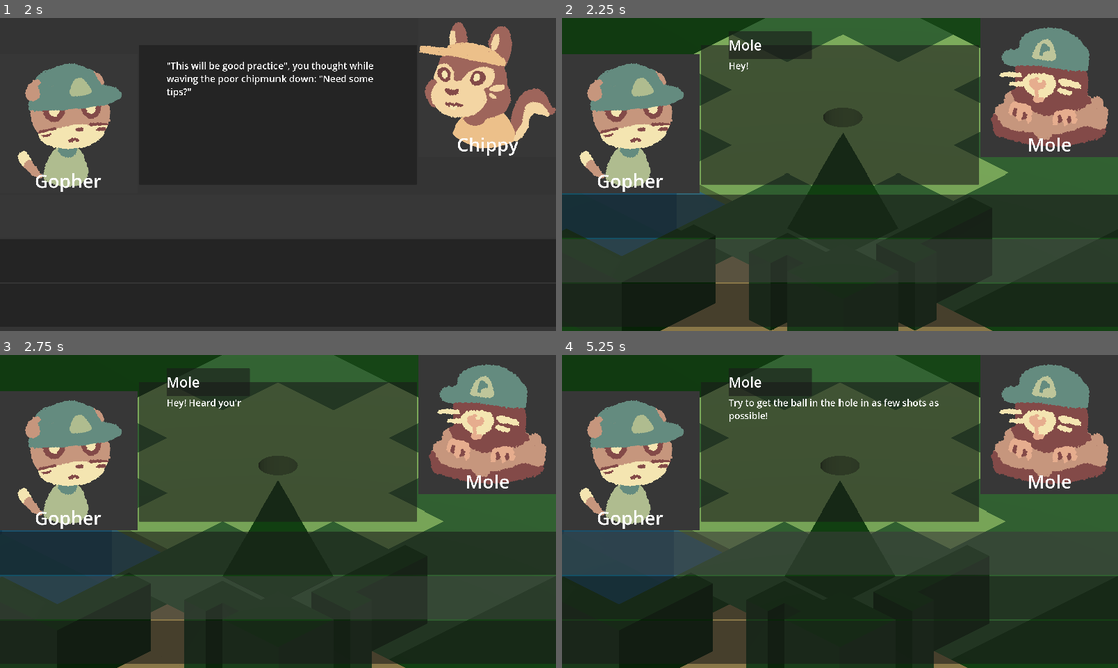
Above: before the commit, frames 1-4 (two rows, left to right).
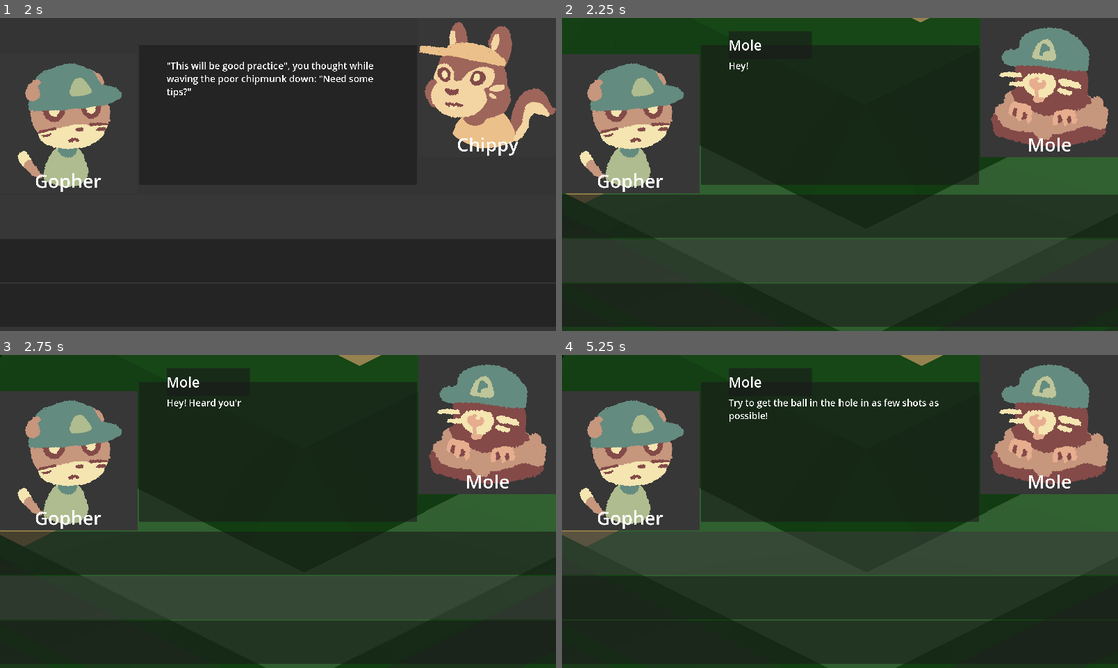
Above: after the commit, the same moments.

Repository: corin-gaiotto/gdc-jam-fall-2026
Game: Godot game, scene res://scenes/golfing.tscn
Two runs of this game, one before a commit and one after it. Both use one fixed random seed, a clock stepped at 60 frames per second and the inputs below.
Inputs (mouse positions are in pixels of both pictures, inside the frame that each line leads up to):
- Up to frame 1 (2 s): tap Enter at 0.5 s; move the mouse to (400, 158) at 0.52 s; hold D (ball_angle_right) 0.53-1.25 s; tap Space (ball_launch) at 0.6 s; click (278, 215) at 1.25 s
- Up to frame 2 (2.25 s): click (840, 262) at 2 s
- Up to frame 3 (2.75 s): no input
- Up to frame 4 (5.25 s): click (840, 642) at 2.75 s; click (840, 642) at 3.5 s; move the mouse to (728, 527) at 3.52 s; hold S (ball_angle_down) 3.53-4.28 s; tap Space (ball_launch) at 3.6, 4.35, 5, 5.1 s; click (728, 527) at 4.25 s; move the mouse to (895, 442) at 4.27 s; hold D (ball_angle_right) 4.28-5.03 s; move the mouse to (812, 574) at 5.02 s; hold W (ball_angle_up) from 5.03 s (still down)

Frame 1 is identical in both runs. In frame 2, 28% of the frame differs, in the area x 0-97%, y 0-100%; in frame 3, 28%; in frame 4, 28%.

Commit message:
added maps to first opponent for testing; added death barrier below map

Diff:
--- a/scenes/golfing.tscn
+++ b/scenes/golfing.tscn
@@ -44,6 +44,8 @@
 material = SubResource("StandardMaterial3D_i1d0b")
 size = Vector2(0.2, 0.2)
 
+[sub_resource type="WorldBoundaryShape3D" id="WorldBoundaryShape3D_2j3k6"]
+
 [node name="Golfing" type="Node3D" unique_id=2049913240]
 script = ExtResource("1_luvbl")
 
@@ -83,4 +85,13 @@
 process_material = SubResource("ParticleProcessMaterial_2j3k6")
 draw_pass_1 = SubResource("QuadMesh_3ysr2")
 
+[node name="DeathBarrier" type="Area3D" parent="." unique_id=1818292443]
+transform = Transform3D(1, 0, 0, 0, 1, 0, 0, 0, 1, 0, -3, 0)
+collision_mask = 4
+monitorable = false
+
+[node name="CollisionShape3D" type="CollisionShape3D" parent="DeathBarrier" unique_id=1218967782]
+shape = SubResource("WorldBoundaryShape3D_2j3k6")
+
 [connection signal="body_entered" from="WinArea" to="." method="_on_win_area_body_entered"]
+[connection signal="body_entered" from="DeathBarrier" to="." method="_on_death_barrier_body_entered"]
--- a/scripts/golf_ball.gd
+++ b/scripts/golf_ball.gd
@@ -69,25 +69,26 @@
 
 
 func _physics_process(delta: float) -> void:
-	if is_grounded():
-		var hit_point = $RayCast3D.get_collision_point()
-		var current_distance = global_position.distance_to(hit_point)
-
-		# Calculate spring compression force
-		var distance_error = 0.13 - current_distance
-		if distance_error > 0:
-			var normal = $RayCast3D.get_collision_normal()
-			var vertical_velocity = linear_velocity.dot(normal)
-
-			var spring_force = (distance_error * 500) - (vertical_velocity * 30)
-			apply_force(normal * max(0.0, spring_force))
-		apply_ground_properties()
-	else:
-		linear_damp = 0
-		angular_damp = 0
-
-		# wind
-		apply_central_force(Vector3(cos(wind_controller.wind_direction), 0, sin(wind_controller.wind_direction)) * wind_controller.wind_strength * delta)
+	if state != BALL_STATE.DIALOGUE:
+		if is_grounded():
+			var hit_point = $RayCast3D.get_collision_point()
+			var current_distance = global_position.distance_to(hit_point)
+
+			# Calculate spring compression force
+			var distance_error = 0.13 - current_distance
+			if distance_error > 0:
+				var normal = $RayCast3D.get_collision_normal()
+				var vertical_velocity = linear_velocity.dot(normal)
+
+				var spring_force = (distance_error * 500) - (vertical_velocity * 30)
+				apply_force(normal * max(0.0, spring_force))
+			apply_ground_properties()
+		else:
+			linear_damp = 0
+			angular_damp = 0
+
+			# wind
+			apply_central_force(Vector3(cos(wind_controller.wind_direction), 0, sin(wind_controller.wind_direction)) * wind_controller.wind_strength * delta)
 	match state:
 		BALL_STATE.AIMABLE:
 			if $RayCast3D.is_colliding():
--- a/scripts/golf_game_manager.gd
+++ b/scripts/golf_game_manager.gd
@@ -21,9 +21,9 @@
 		},
 		"dialogue_data": $DialogueUI.read_dialogue_file("res://assets/dialogue/chippy.json"),
 		"maps": [
-			preload("res://scenes/golfMaps/test_golf_map.tscn"),
-			preload("res://scenes/golfMaps/test_golf_map.tscn"),
-			preload("res://scenes/golfMaps/test_golf_map.tscn")
+			preload("res://scenes/golfMaps/golf_map1.tscn"),
+			preload("res://scenes/golfMaps/golf_map2.tscn"),
+			preload("res://scenes/golfMaps/golf_map3.tscn")
 		]
 	},
 	{
@@ -59,7 +59,7 @@
 ]
 
 var opponent_index: int = 0
-var opponent_map_index: int = 0
+var opponent_map_index: int = 1
 
 func _ready():
 	$DialogueUI.golf_game_manager = self
@@ -84,6 +84,8 @@
 	$DialogueUI.hide()
 
 func load_map():
+	if $GolfBall.gridmap:
+		$GolfBall.gridmap.queue_free()
 	var map: GolfMap = opponents[opponent_index]["maps"][opponent_map_index].instantiate()
 	add_child(map)
 	$GolfBall.gridmap = map
@@ -148,3 +150,9 @@
 		$GolfBall.state = GolfBall.BALL_STATE.DIALOGUE
 		await check_if_caught()
 	await next_map()
+
+
+func _on_death_barrier_body_entered(body: Node3D) -> void:
+	$GolfBall.hazard_frames = 0
+	$GolfBall.state = GolfBall.BALL_STATE.HAZARD
+	$GolfBall.hide()
